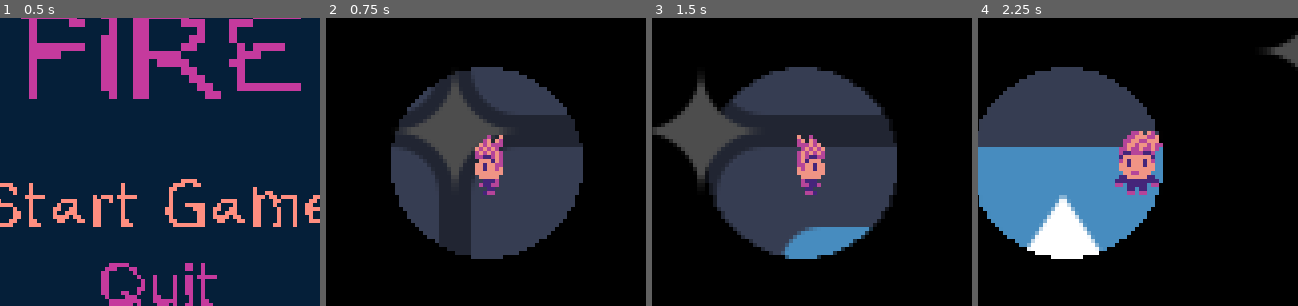
Above: before the commit, frames 1-4 (left to right).
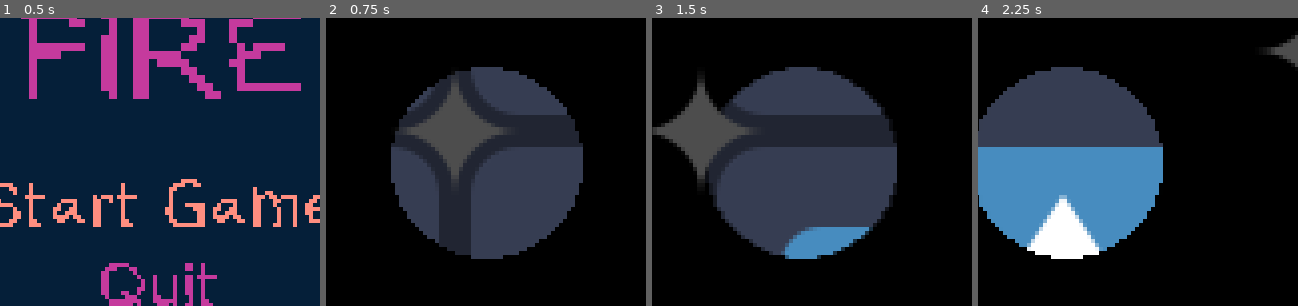
Above: after the commit, the same moments.

Repository: dallasschoff/game-jam-sept-2024
Game: Godot game, scene res://Scenes/Game.tscn
Two runs of this game, one before a commit and one after it. Both use one fixed random seed, a clock stepped at 60 frames per second and the inputs below. The engine's default icon, where the game draws it, is replaced by a stand-in: a white triangle on a blue panel in a dark square.
Inputs:
- Up to frame 1 (0.5 s): no input
- Up to frame 2 (0.75 s): click "Start Game" at 0.5 s
- Up to frame 3 (1.5 s): tap Enter at 1.25 s; hold Right (move_right) from 1.28 s (still down); tap Z (a_button) at 1.35 s
- Up to frame 4 (2.25 s): release Right (move_right) at 2.03 s; hold Down (move_down) from 2.03 s (still down); tap Z (a_button) at 2.1 s
The pictures show only the part of the screen within x 25-75%, y 25-75%; the shares and areas given below are measured in that part.

Frame 1 is identical in both runs. In frame 2, 1.4% of the frame differs, in the area x 46-56%, y 40-62%; in frame 3, 1.4%; in frame 4, 2.3%, in the area x 42-58%, y 39-62%.

Commit message:
Player Character Idles

Diff:
--- a/Scenes/Player.tscn
+++ b/Scenes/Player.tscn
@@ -1,13 +1,29 @@
-[gd_scene load_steps=43 format=3 uid="uid://cxael5qe6iwgb"]
+[gd_scene load_steps=42 format=3 uid="uid://cxael5qe6iwgb"]
 
 [ext_resource type="Script" path="res://Scripts/player.gd" id="1_27vp4"]
-[ext_resource type="Texture2D" uid="uid://cpuhrku5osy5d" path="res://Assets/Player Character.png" id="2_fwory"]
 [ext_resource type="Texture2D" uid="uid://5wn2fl7rpxb6" path="res://Assets/GBJam_12_Light_Texture.png" id="3_ckkkh"]
-[ext_resource type="Script" path="res://Scripts/light.gd" id="4_gw3ag"]
 
 [sub_resource type="RectangleShape2D" id="RectangleShape2D_imtor"]
 size = Vector2(16, 16)
 
+[sub_resource type="GDScript" id="GDScript_mgjpx"]
+script/source = "extends PointLight2D
+
+var tween
+
+# Called when the node enters the scene tree for the first time.
+func _ready():
+	pass # Replace with function body.
+
+
+# Called every frame. 'delta' is the elapsed time since the previous frame.
+func _process(delta):
+	pass
+"
+
+[sub_resource type="Animation" id="Animation_hc0sj"]
+length = 0.001
+
 [sub_resource type="Animation" id="Animation_cvegu"]
 resource_name = "idle_down"
 loop_mode = 1
@@ -18,14 +34,123 @@
 tracks/0/interp = 1
 tracks/0/loop_wrap = true
 tracks/0/keys = {
-"times": PackedFloat32Array(0),
-"transitions": PackedFloat32Array(1),
-"update": 1,
-"values": [0]
-}
-
-[sub_resource type="Animation" id="Animation_hc0sj"]
-length = 0.001
+"times": PackedFloat32Array(),
+"transitions": PackedFloat32Array(),
+"update": 1,
+"values": []
+}
+
+[sub_resource type="Animation" id="Animation_k4djv"]
+resource_name = "idle_down_left"
+loop_mode = 1
+tracks/0/type = "value"
+tracks/0/imported = false
+tracks/0/enabled = true
+tracks/0/path = NodePath("Sprite2D:frame")
+tracks/0/interp = 1
+tracks/0/loop_wrap = true
+tracks/0/keys = {
+"times": PackedFloat32Array(0),
+"transitions": PackedFloat32Array(1),
+"update": 1,
+"values": [1]
+}
+tracks/1/type = "value"
+tracks/1/imported = false
+tracks/1/enabled = true
+tracks/1/path = NodePath("Sprite2D:flip_h")
+tracks/1/interp = 1
+tracks/1/loop_wrap = true
+tracks/1/keys = {
+"times": PackedFloat32Array(0),
+"transitions": PackedFloat32Array(1),
+"update": 1,
+"values": [true]
+}
+
+[sub_resource type="Animation" id="Animation_7thih"]
+resource_name = "idle_down_right"
+loop_mode = 1
+tracks/0/type = "value"
+tracks/0/imported = false
+tracks/0/enabled = true
+tracks/0/path = NodePath("Sprite2D:frame")
+tracks/0/interp = 1
+tracks/0/loop_wrap = true
+tracks/0/keys = {
+"times": PackedFloat32Array(0),
+"transitions": PackedFloat32Array(1),
+"update": 1,
+"values": [1]
+}
+tracks/1/type = "value"
+tracks/1/imported = false
+tracks/1/enabled = true
+tracks/1/path = NodePath("Sprite2D:flip_h")
+tracks/1/interp = 1
+tracks/1/loop_wrap = true
+tracks/1/keys = {
+"times": PackedFloat32Array(0),
+"transitions": PackedFloat32Array(1),
+"update": 1,
+"values": [false]
+}
+
+[sub_resource type="Animation" id="Animation_xpena"]
+resource_name = "idle_left"
+loop_mode = 1
+tracks/0/type = "value"
+tracks/0/imported = false
+tracks/0/enabled = true
+tracks/0/path = NodePath("Sprite2D:frame")
+tracks/0/interp = 1
+tracks/0/loop_wrap = true
+tracks/0/keys = {
+"times": PackedFloat32Array(0),
+"transitions": PackedFloat32Array(1),
+"update": 1,
+"values": [2]
+}
+tracks/1/type = "value"
+tracks/1/imported = false
+tracks/1/enabled = true
+tracks/1/path = NodePath("Sprite2D:flip_h")
+tracks/1/interp = 1
+tracks/1/loop_wrap = true
+tracks/1/keys = {
+"times": PackedFloat32Array(0),
+"transitions": PackedFloat32Array(1),
+"update": 1,
+"values": [true]
+}
+
+[sub_resource type="Animation" id="Animation_cotcq"]
+resource_name = "idle_right"
+loop_mode = 1
+tracks/0/type = "value"
+tracks/0/imported = false
+tracks/0/enabled = true
+tracks/0/path = NodePath("Sprite2D:frame")
+tracks/0/interp = 1
+tracks/0/loop_wrap = true
+tracks/0/keys = {
+"times": PackedFloat32Array(0),
+"transitions": PackedFloat32Array(1),
+"update": 1,
+"values": [2]
+}
+tracks/1/type = "value"
+tracks/1/imported = false
+tracks/1/enabled = true
+tracks/1/path = NodePath("Sprite2D:flip_h")
+tracks/1/interp = 1
+tracks/1/loop_wrap = true
+tracks/1/keys = {
+"times": PackedFloat32Array(0),
+"transitions": PackedFloat32Array(1),
+"update": 1,
+"values": [false]
+}
 
 [sub_resource type="Animation" id="Animation_7w1vb"]
 resource_name = "idle_up"
@@ -43,48 +168,19 @@
 "values": [4]
 }
 
-[sub_resource type="Animation" id="Animation_cotcq"]
-resource_name = "idle_right"
-loop_mode = 1
-tracks/0/type = "value"
-tracks/0/imported = false
-tracks/0/enabled = true
-tracks/0/path = NodePath("Sprite2D:frame")
-tracks/0/interp = 1
-tracks/0/loop_wrap = true
-tracks/0/keys = {
-"times": PackedFloat32Array(0),
-"transitions": PackedFloat32Array(1),
-"update": 1,
-"values": [2]
-}
-tracks/1/type = "value"
-tracks/1/imported = false
-tracks/1/enabled = true
-tracks/1/path = NodePath("Sprite2D:flip_h")
-tracks/1/interp = 1
-tracks/1/loop_wrap = true
-tracks/1/keys = {
-"times": PackedFloat32Array(0),
-"transitions": PackedFloat32Array(1),
-"update": 1,
-"values": [false]
-}
-
-[sub_resource type="Animation" id="Animation_xpena"]
-resource_name = "idle_left"
-loop_mode = 1
-tracks/0/type = "value"
-tracks/0/imported = false
-tracks/0/enabled = true
-tracks/0/path = NodePath("Sprite2D:frame")
-tracks/0/interp = 1
-tracks/0/loop_wrap = true
-tracks/0/keys = {
-"times": PackedFloat32Array(0),
-"transitions": PackedFloat32Array(1),
-"update": 1,
-"values": [2]
+[sub_resource type="Animation" id="Animation_sju2f"]
+resource_name = "idle_up_left"
+tracks/0/type = "value"
+tracks/0/imported = false
+tracks/0/enabled = true
+tracks/0/path = NodePath("Sprite2D:frame")
+tracks/0/interp = 1
+tracks/0/loop_wrap = true
+tracks/0/keys = {
+"times": PackedFloat32Array(0),
+"transitions": PackedFloat32Array(1),
+"update": 1,
+"values": [3]
 }
 tracks/1/type = "value"
 tracks/1/imported = false
@@ -97,34 +193,6 @@
 "transitions": PackedFloat32Array(1),
 "update": 1,
 "values": [true]
-}
-
-[sub_resource type="Animation" id="Animation_7thih"]
-resource_name = "idle_down_right"
-loop_mode = 1
-tracks/0/type = "value"
-tracks/0/imported = false
-tracks/0/enabled = true
-tracks/0/path = NodePath("Sprite2D:frame")
-tracks/0/interp = 1
-tracks/0/loop_wrap = true
-tracks/0/keys = {
-"times": PackedFloat32Array(0),
-"transitions": PackedFloat32Array(1),
-"update": 1,
-"values": [1]
-}
-tracks/1/type = "value"
-tracks/1/imported = false
-tracks/1/enabled = true
-tracks/1/path = NodePath("Sprite2D:flip_h")
-tracks/1/interp = 1
-tracks/1/loop_wrap = true
-tracks/1/keys = {
-"times": PackedFloat32Array(0),
-"transitions": PackedFloat32Array(1),
-"update": 1,
-"values": [false]
 }
 
 [sub_resource type="Animation" id="Animation_qvbq5"]
@@ -153,61 +221,6 @@
 "transitions": PackedFloat32Array(1),
 "update": 1,
 "values": [false]
-}
-
-[sub_resource type="Animation" id="Animation_k4djv"]
-resource_name = "idle_down_left"
-loop_mode = 1
-tracks/0/type = "value"
-tracks/0/imported = false
-tracks/0/enabled = true
-tracks/0/path = NodePath("Sprite2D:frame")
-tracks/0/interp = 1
-tracks/0/loop_wrap = true
-tracks/0/keys = {
-"times": PackedFloat32Array(0),
-"transitions": PackedFloat32Array(1),
-"update": 1,
-"values": [1]
-}
-tracks/1/type = "value"
-tracks/1/imported = false
-tracks/1/enabled = true
-tracks/1/path = NodePath("Sprite2D:flip_h")
-tracks/1/interp = 1
-tracks/1/loop_wrap = true
-tracks/1/keys = {
-"times": PackedFloat32Array(0),
-"transitions": PackedFloat32Array(1),
-"update": 1,
-"values": [true]
-}
-
-[sub_resource type="Animation" id="Animation_sju2f"]
-resource_name = "idle_up_left"
-tracks/0/type = "value"
-tracks/0/imported = false
-tracks/0/enabled = true
-tracks/0/path = NodePath("Sprite2D:frame")
-tracks/0/interp = 1
-tracks/0/loop_wrap = true
-tracks/0/keys = {
-"times": PackedFloat32Array(0),
-"transitions": PackedFloat32Array(1),
-"update": 1,
-"values": [3]
-}
-tracks/1/type = "value"
-tracks/1/imported = false
-tracks/1/enabled = true
-tracks/1/path = NodePath("Sprite2D:flip_h")
-tracks/1/interp = 1
-tracks/1/loop_wrap = true
-tracks/1/keys = {
-"times": PackedFloat32Array(0),
-"transitions": PackedFloat32Array(1),
-"update": 1,
-"values": [true]
 }
 
 [sub_resource type="AnimationLibrary" id="AnimationLibrary_3ctyp"]
@@ -366,14 +379,14 @@
 
 [node name="Sprite2D" type="Sprite2D" parent="."]
 texture_filter = 1
-texture = ExtResource("2_fwory")
 flip_h = true
-hframes = 5
+hframes = 4
+vframes = 2
 frame = 2
 
 [node name="PointLight2D" type="PointLight2D" parent="."]
 texture = ExtResource("3_ckkkh")
-script = ExtResource("4_gw3ag")
+script = SubResource("GDScript_mgjpx")
 
 [node name="AnimationPlayer" type="AnimationPlayer" parent="."]
 libraries = {
--- a/Scripts/light.gd
+++ /dev/null
@@ -1,12 +0,0 @@
-extends PointLight2D
-
-var tween
-
-# Called when the node enters the scene tree for the first time.
-func _ready():
-	pass # Replace with function body.
-
-
-# Called every frame. 'delta' is the elapsed time since the previous frame.
-func _process(delta):
-	pass
Binary file added: Assets/Player Character Idles.png
Not shown, added: Assets/Player Character Idles.png.import
Not shown, changed: Assets/Pixel Studio Files/GBJam 12 PC.psp
